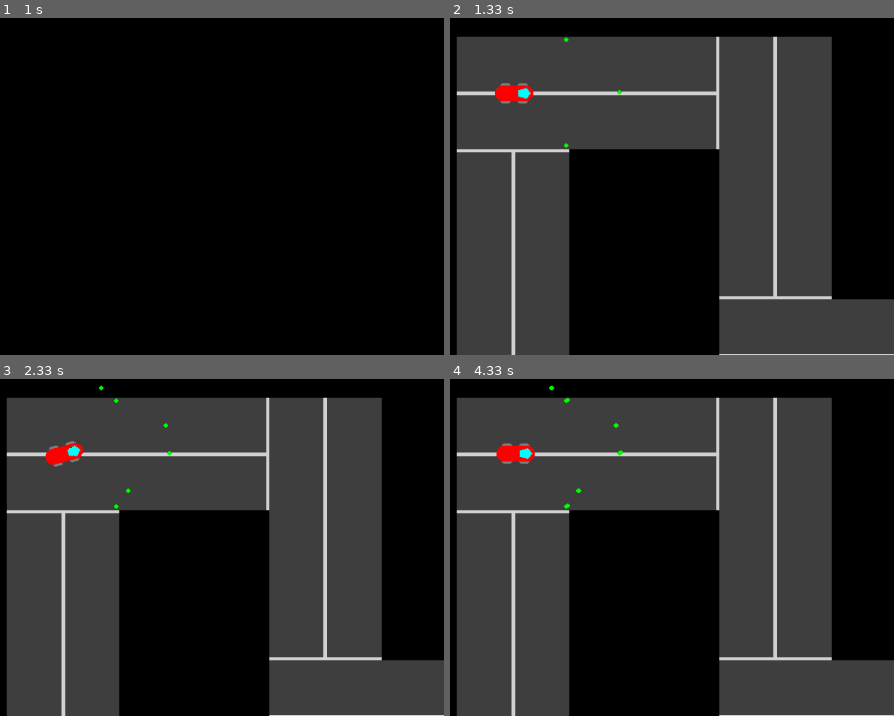
Above: before the commit, frames 1-4 (two rows, left to right).
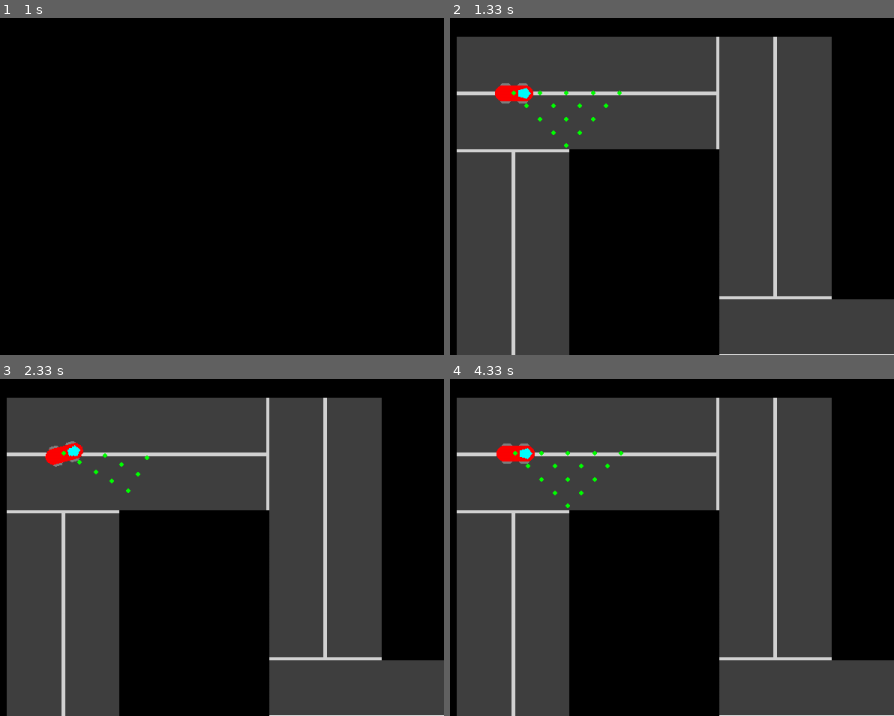
Above: after the commit, the same moments.

Repository: Pitrified/snippet
Game: pygame game, started from racer/racer_main.py
The game is run twice, just before and just after one commit, with the same random seed, the same clock (stepped at 60 frames per second) and the same inputs.
Inputs:
- Up to frame 1 (1 s): hold W from 0.83 s (still down)
- Up to frame 2 (1.33 s): release W at 1.3 s
- Up to frame 3 (2.33 s): hold A from 1.83 s (still down)
- Up to frame 4 (4.33 s): release A at 2.37 s; hold A 2.4-3 s; tap X at 2.47, 3.9 s; tap Z at 2.55 s; hold D from 3.83 s (still down)
The pictures show only the part of the screen within x 0-50%, y 0-50%; the shares and areas given below are measured in that part.

Frame 1 is identical in both runs. In frame 2, 0.2% of the frame differs, in the area x 13-39%, y 5-35%; in frame 3, 0.2%; in frame 4, 0.3%, in the area x 14-40%, y 1-39%.

Commit message:
RACER: sensor array made from template
* draw array on separate surface

Diff:
--- a/racer/racer_env.py
+++ b/racer/racer_env.py
@@ -143,7 +143,8 @@
 
         reward, done = self._compute_reward()
 
-        view = self.get_sensors()
+        #  view = self.get_sensors()
+        view = self._get_sensor_array()
 
         self._update_display()
 
@@ -223,7 +224,13 @@
         pos_front = int(pos_car[0] + vf_cos - vf_sin), int(pos_car[1] + vf_cos + vf_sin)
 
     def get_sensors(self, trace=False):
-        """
+        """check if an array of sensors in front of the car is inside the road
+
+        * compute the array for direction 0
+        * rotate it for every direction needed
+        * get the current one with a simple translation
+        * check if the points in the current are inside the road or not:
+            precompute a yes/no road map, as big as the field
         """
 
         self.viewfield_size = 100
@@ -242,8 +249,38 @@
         pygame.draw.circle(self.field, the_color, pos_left, the_size)
         pygame.draw.circle(self.field, the_color, pos_front, the_size)
 
+    def _get_sensor_array(self):
+        """get the sa for the current direction and collide it with the road
+        """
+        logg = getMyLogger(f"c.{__class__.__name__}._get_sensor_array")
+        logg.debug(f"Start _get_sensor_array")
+
+        self.curr_sa = self.racer_car.get_current_sensor_array()
+        logg.debug(f'shape curr_sa {self.curr_sa.shape}')
+        self._draw_sensor_array()
+
+    def _draw_sensor_array(self):
+        """draw the sensor_array on a Surface
+        """
+        logg = getMyLogger(f"c.{__class__.__name__}._draw_sensor_array")
+        logg.debug(f"Start _draw_sensor_array")
+
+        # create the new surface for the sensor_array
+        self.sat_surf = pygame.Surface(self.field_size)
+        #  self.sat_surf = self.sat_surf.convert()
+        black = (0, 0, 0)
+        self.sat_surf.fill(black)
+        # black colors will not be blit
+        self.sat_surf.set_colorkey(black)
+
+        the_color = (0, 255, 0, 128)
+        the_size = 3
+        for s_pos in self.curr_sa:
+            #  pygame.draw.circle(self.sat_surf, the_color, (10,10), the_size)
+            pygame.draw.circle(self.sat_surf, the_color, s_pos, the_size)
+
     def _update_display(self):
-        """
+        """draw everything
         """
         logg = getMyLogger(f"c.{__class__.__name__}._update_display")
         logg.debug(f"Start _update_display")
@@ -257,5 +294,8 @@
         # if you draw on the field you can easily leave a track
         #  allsprites.draw(field)
 
+        # draw the sensor surface
+        self.screen.blit(self.sat_surf, (0, 0))
+
         # update the display
         pygame.display.flip()
--- a/racer/racer_map.py
+++ b/racer/racer_map.py
@@ -10,6 +10,7 @@
 from pygame.transform import rotate
 
 from utils import load_image
+from utils import getMyLogger
 
 
 class RacerMap(Group):
@@ -19,7 +20,7 @@
     """
 
     def __init__(self, template_images, field_wid, field_hei):
-        logg = logging.getLogger(f"c.{__name__}.__init__")
+        logg = getMyLogger(f"c.{__name__}.__init__", "INFO")
         logg.debug(f"Start init")
         super().__init__()
 
@@ -57,7 +58,7 @@
     def _create_road_segment(self):
         """Create the bmp for a road segment
         """
-        logg = logging.getLogger(f"c.{__name__}._create_road_segment")
+        logg = getMyLogger(f"c.{__name__}._create_road_segment")
 
         self.size = 350, 150
         #  img1 = Image.new("RGBA", self.size, "grey")
@@ -82,7 +83,7 @@
     """
 
     def __init__(self, out_file_road, direction, cx, cy, sid):
-        logg = logging.getLogger(f"c.{__name__}.__init__")
+        logg = getMyLogger(f"c.{__name__}.__init__", "INFO")
         logg.debug(f"Start init")
         super().__init__()
 
@@ -101,7 +102,7 @@
     def rotate_image(self, direction):
         """Rotate the image segment
         """
-        logg = logging.getLogger(f"c.{__name__}.__init__")
+        logg = getMyLogger(f"c.{__name__}.__init__", "INFO")
 
         #  self.image = rotate(self.orig_image, 360 - direction)
         self.image = rotate(self.orig_image, direction)
--- a/racer/racer_racer.py
+++ b/racer/racer_racer.py
@@ -1,4 +1,5 @@
 import logging
+import numpy as np
 
 from timeit import default_timer as timer
 
@@ -14,6 +15,8 @@
 from pygame.transform import rotate
 
 from utils import load_image
+from utils import getMyLogger
+from utils import compute_rot_matrix
 
 
 class RacerCar(Sprite):
@@ -63,6 +66,7 @@
         self.orig_image, self.rect = load_image(self.out_file_car)
         self._rotate_car_image()
         logg.debug(f"Rect di car {self.rect}")
+        self._create_car_sensors()
 
         #  self.rect.center = self.pos_x, self.pos_y
         self.step("nop")
@@ -301,3 +305,53 @@
             self.rot_car_image[dire] = rotate(self.orig_image, dire)
             self.rot_car_rect[dire] = self.rot_car_image[dire].get_rect()
             #  logg.debug(f"rect {dire}: {self.rot_car_rect[dire]}")
+
+    def _create_car_sensors(self):
+        """create the array of sensors, and rotate it for all possible directions
+        """
+        logg = getMyLogger(f"c.{__class__.__name__}._create_car_sensors")
+        logg.debug(f"Start _create_car_sensors")
+
+        sensor_array_template = self._get_sensor_array_template()
+        #  return sensor_array_template
+
+        self.all_sensor_array = {}
+        for dire in range(0, 360, self.dir_step):
+            rot_mat = compute_rot_matrix(360-dire)
+            rotated_sa = np.matmul(rot_mat, sensor_array_template)
+            #  self.all_sensor_array[dire] = rotated_sa.transpose()
+            int_sa = np.array(rotated_sa, dtype=np.uint16)
+            self.all_sensor_array[dire] = int_sa.transpose()
+
+    def _get_sensor_array_template(self):
+        """create the template for the sensor array
+        """
+        logg = getMyLogger(f"c.{__class__.__name__}._get_sensor_array_template")
+        logg.debug(f"Start _get_sensor_array_template")
+
+        # create a grid
+        self.viewfield_size = 101
+        #  self.viewfield_step = 10
+        self.viewfield_step = 25
+        sat = []
+        for i in range(0, self.viewfield_size, self.viewfield_step):
+            for j in range(0, self.viewfield_size, self.viewfield_step):
+                sat.append((i, j))
+        sat = np.array(sat).transpose()
+        logg.debug(f"shape sensor_array_template {sat.shape}")
+
+        # rotate the array so that is a diamond
+        rot_mat = compute_rot_matrix(-45)
+        sat = np.matmul(rot_mat, sat)
+        #  logg.debug(f"sat {sat}")
+        logg.debug(f"shape sensor_array_template {sat.shape}")
+
+        return sat
+
+    def get_current_sensor_array(self):
+        """returns the current sa to use
+        """
+        base_sa = self.all_sensor_array[self.direction]
+        car_pos = np.array((self.pos_x, self.pos_y))
+        translated_sa = np.add(base_sa, car_pos)
+        return translated_sa
--- a/racer/utils.py
+++ b/racer/utils.py
@@ -1,5 +1,10 @@
 import logging
 import pygame
+import numpy as np
+
+from math import cos
+from math import sin
+from math import radians
 
 # functions to create our resources
 
@@ -25,7 +30,24 @@
         image.set_colorkey(colorkey, RLEACCEL)
     return image, image.get_rect()
 
-def getMyLogger(logger_name, log_level='DEBUG'):
+
+def getMyLogger(logger_name, log_level="DEBUG"):
+    """returns the logger requested
+    """
     logg = logging.getLogger(logger_name)
     logg.setLevel(log_level)
     return logg
+
+
+def compute_rot_matrix(theta):
+    """compute the rotation matrix for angle theta in degrees
+    """
+    logg = getMyLogger(f"c.{__name__}.compute_rot_matrix", 'INFO')
+
+    theta = radians(theta)
+    ct = cos(theta)
+    st = sin(theta)
+    rot_mat = np.array(((ct, -st), (st, ct)))
+    logg.debug(f"rot_mat = {rot_mat}")
+
+    return rot_mat
